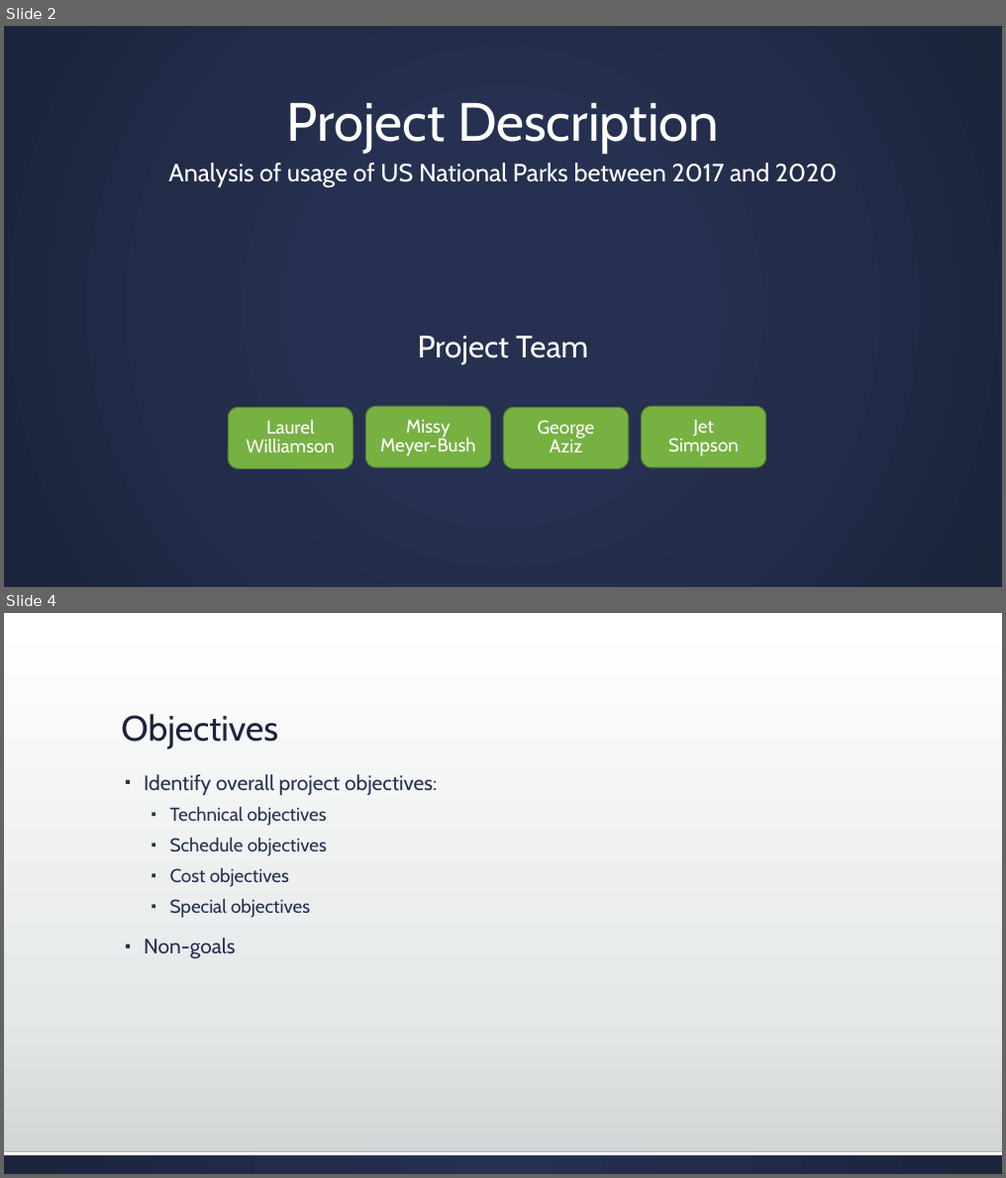
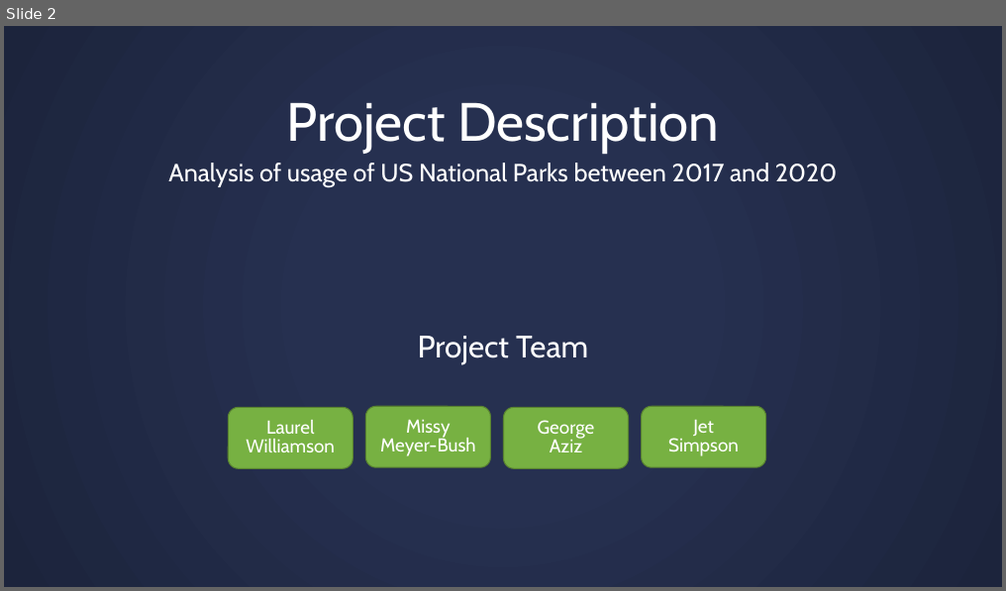
Before and after one commit to missymeyer/ProjectOne, a slide deck: Presentation_ProjectOne.pptx. Shown one above the other, each under a label of ours: slides 2 and 4 before the commit, slide 2 after it; the slides between them are not shown. The pictures are 1006x1178 and 1006x591 pixels, drawn with LibreOffice and Linux fonts; fonts in the diff are those of the drawing. Boxes give left, top, right and bottom in pixels: in the first picture for what was removed or moved away, otherwise in the second. Text is boxed around its words. In the diff, an @@ line names an element or a change of style, - is before the commit and + after.

```diff
--- a/Presentation_ProjectOne.pptx
+++ b/Presentation_ProjectOne.pptx
@@ slide 4 removed at box(4, 613, 1002, 1174), background gradient #FFFFFF to #E5E8E8 to #CDD2D2 @@
@@ title removed at box(121, 714, 278, 749) @@
-Objectives
@@ text removed at box(144, 774, 437, 959) @@
-▪ Identify overall project objectives:
-  ▪ Technical objectives
-  ▪ Schedule objectives
-  ▪ Cost objectives
-  ▪ Special objectives
-▪ Non-goals
@@ rectangle removed at box(4, 1152, 1002, 1174) @@
@@ rectangle removed at box(4, 1152, 1002, 1156) @@
```
Also in this commit, not shown: 8 slides added, 11 other slides removed.
